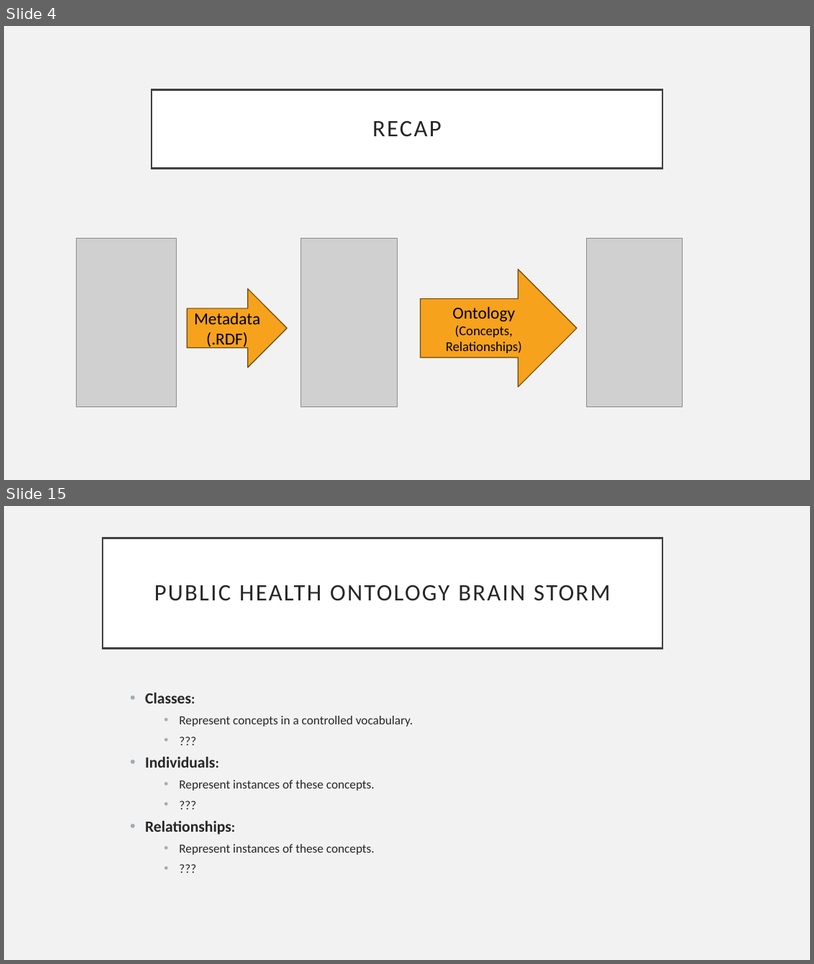
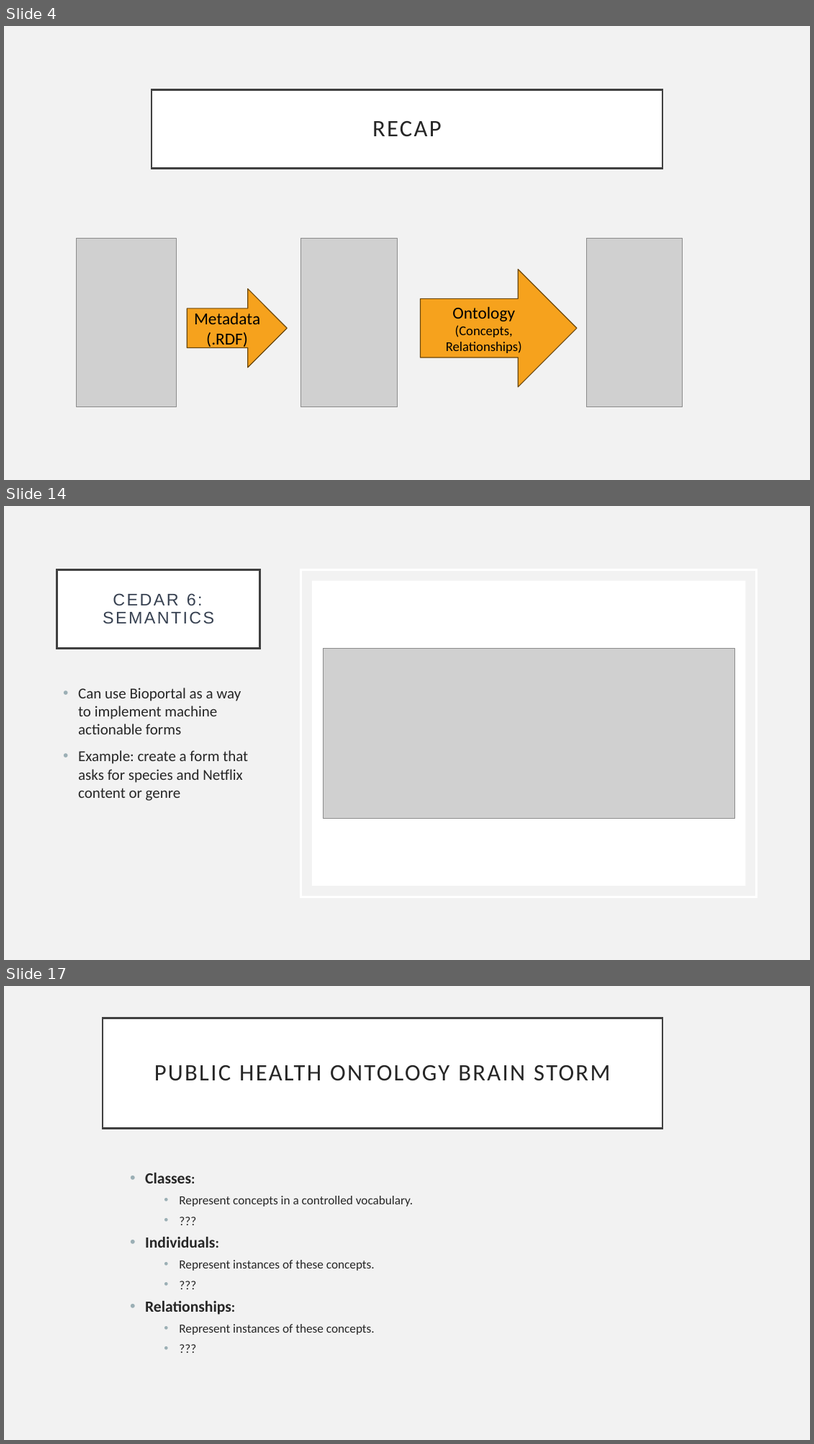
Before and after one commit to Drexel-UHC/si-2023-fair, a slide deck: content/day 4/Day 4 - Practical.pptx. Shown one above the other, each under a label of ours: slides 4 and 15 before the commit, slides 4, 14 and 17 after it; the slides between them are not shown. The pictures are 814x964 and 814x1444 pixels, drawn with LibreOffice and Linux fonts; fonts in the diff are those of the drawing; grey boxes stand for pictures. Boxes give left, top, right and bottom in pixels: in the first picture for what was removed or moved away, otherwise in the second. Text is boxed around its words. In the diff, an @@ line names an element or a change of style, - is before the commit and + after.

```diff
--- a/content/day 4/Day 4 - Practical.pptx
+++ b/content/day 4/Day 4 - Practical.pptx
@@ slide 14 added at (4, 506, 810, 960), background #F2F2F2 @@
@@ title added at (57, 569, 260, 648), fill #FFFFFF, outline #404040 2.5 pt, 20 pt, text #374151 @@
+CEDAR 6: SEMANTICS
@@ rectangle added at (301, 569, 756, 896), outline #FFFFFF 2.5 pt @@
@@ rectangle added at (312, 580, 746, 885), fill #FFFFFF @@
@@ picture added at (323, 648, 735, 818) @@
@@ text added at (78, 687, 248, 800), 18 pt, text #262626 @@
+• Can use Bioportal as a way to implement machine actionable forms
+• Example: create a form that asks for species and Netflix content or genre
@@ what was slide 15 is now slide 17 @@
```
Also in this commit, not shown: 4 slides changed, 10 other slides added, 8 slides removed, 3 other files.
